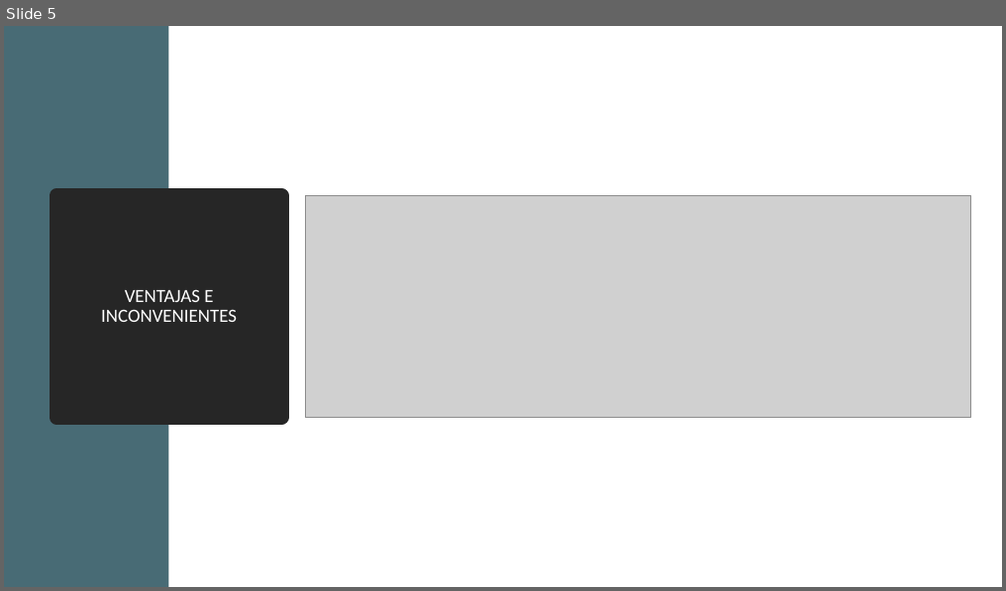
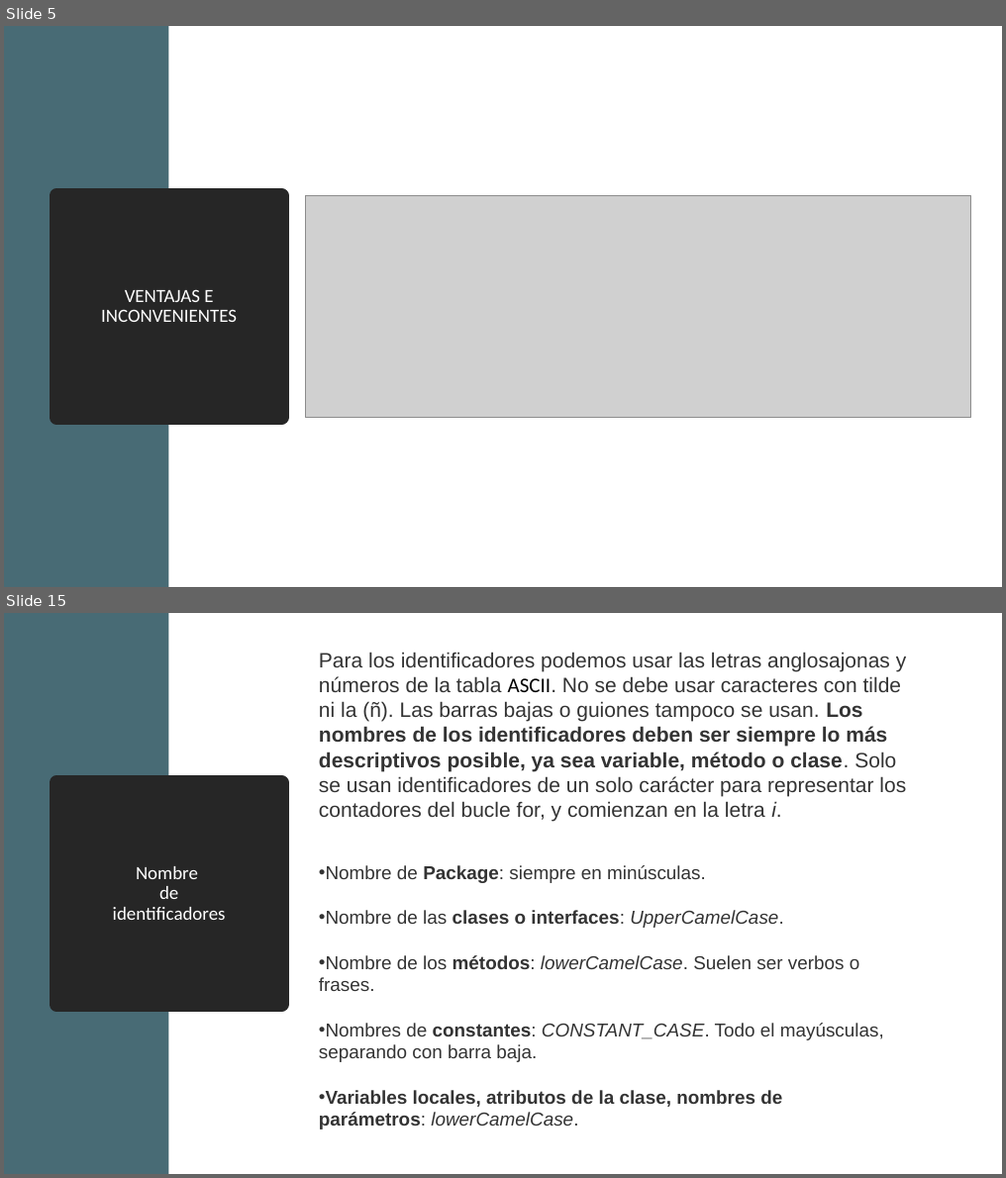
Before and after one commit to davCesur/gestionEquiposDAWEquipo4JAVA, a slide deck: Introducción a TDD.pptx. Shown one above the other, each under a label of ours: slide 5 before the commit, slides 5 and 15 after it; the slides between them are not shown. The pictures are 1006x591 and 1006x1178 pixels, drawn with LibreOffice and Linux fonts; fonts in the diff are those of the drawing; grey boxes stand for pictures. Boxes give left, top, right and bottom in pixels: in the first picture for what was removed or moved away, otherwise in the second. Text is boxed around its words. In the diff, an @@ line names an element or a change of style, - is before the commit and + after.

```diff
--- a/Introducción a TDD.pptx
+++ b/Introducción a TDD.pptx
@@ slide 15 added at (4, 613, 1002, 1174), background #FFFFFF @@
@@ rectangle added at (4, 613, 168, 1174), fill #486B75 @@
@@ text added at (319, 652, 907, 822), 20 pt, text #333333 @@
+Para los identificadores podemos usar las letras anglosajonas y números de la tabla ASCII. No se debe usar caracteres con tilde ni la (ñ). Las barras bajas o guiones tampoco se usan. Los nombres de los identificadores deben ser siempre lo más descriptivos posible, ya sea variable, método o clase. Solo se usan identificadores de un solo carácter para representar los contadores del bucle for, y comienzan en la letra i.
@@ title added at (56, 783, 282, 1004), fill #262626, outline #262626 13.75 pt, 18 pt, text #FFFFFF @@
+Nombre
+de
+identificadores
@@ text added at (319, 865, 884, 1130), 18 pt, text #333333 @@
+• Nombre de Package: siempre en minúsculas.
+• Nombre de las clases o interfaces: UpperCamelCase.
+• Nombre de los métodos: lowerCamelCase. Suelen ser verbos o frases.
+• Nombres de constantes: CONSTANT_CASE. Todo el mayúsculas, separando con barra baja.
+• Variables locales, atributos de la clase, nombres de parámetros: lowerCamelCase.
```
Also in this commit, not shown: 50 other slides added.
